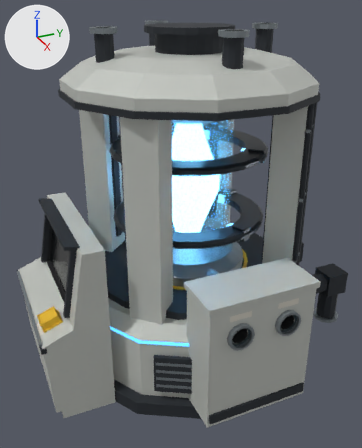
Two versions of the glTF model content/ship/reactor.glb, one commit apart.
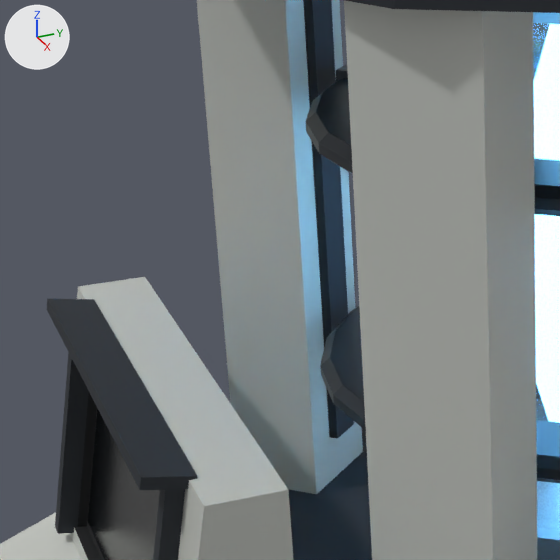
There are two pictures of each version: one whole from a 50 mm lens placed at (4.73, -2.22, 3.87), pointed at (0.02, -0.1, 1.51), one close up on the part from 7% to 49% of the width and 26% to 60% of the height. The axes (+X, +Y, +Z) are drawn at upper left. The lights are the same throughout. The first two pictures are the older version. Where no turn or scale is listed for an object, it has been applied to the vertices. Vertices at exactly the same position are counted once.

The scene before the commit, as lines of its bpy script (objects in view):
```python
me_core_glass = bpy.data.meshes.new('core_glass')
me_core_glass.from_pydata(...)  # a 24-sided cylinder along z spanning x -0.46..0.46, y -0.46..0.46, z 0.0..1.56
me_core_glass.materials.append(mat_core_glass)  # blue #a8d8f0
me_reactor_body = bpy.data.meshes.new('reactor_body')
me_reactor_body.from_pydata(...)  # 1758 vertices, 3088 faces; spans x -1.77..1.66, y -1.87..1.96, z -0.02..3.6
# faces by material slot: [1020, 324, 44, 1420, 88, 192]
me_reactor_body.materials.append(mat_reactor_dark)  # dark grey #2b3036
me_reactor_body.materials.append(mat_reactor_hull)  # light grey #c3c6c0
me_reactor_body.materials.append(mat_trim_glow)  # blue #4fa8e8, glowing blue #58b9ff
me_reactor_body.materials.append(mat_reactor_steel)  # grey #8e979c
me_reactor_body.materials.append(mat_rubber_black)  # black #16181a
me_reactor_body.materials.append(mat_hazard_yellow)  # yellow #e8b923
me_ring_2 = bpy.data.meshes.new('ring_2')
me_ring_2.from_pydata(...)  # 208 vertices, 384 faces; spans x -0.84..0.84, y -0.84..0.84, z -0.06..0.06
# faces by material slot: [336, 48]
me_ring_2.materials.append(mat_reactor_ring)  # dark grey #3b4148
me_ring_2.materials.append(mat_ring_glow)  # blue #6fc3ff, glowing blue #6fc3ff
ob_core_glass = bpy.data.objects.new('core_glass', me_core_glass)
ob_core_glass.location = (0.0, 0.0, 1.22)
ob_reactor_body = bpy.data.objects.new('reactor_body', me_reactor_body)
ob_reactor_body.location = (0.0, 0.0, 0.0)
ob_ring_2 = bpy.data.objects.new('ring_2', me_ring_2)
ob_ring_2.location = (0.0, 0.0, 2.38)
# also in view: 'screen_main' at (0.0, -1.45, 1.39); 'ring_1' at (0.0, 0.0, 1.62)
```
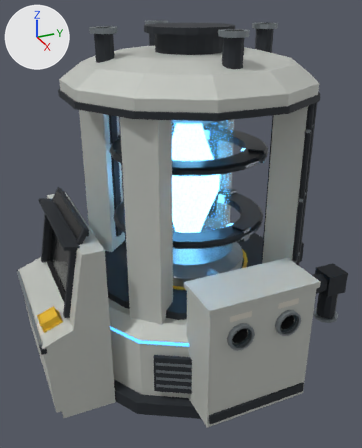
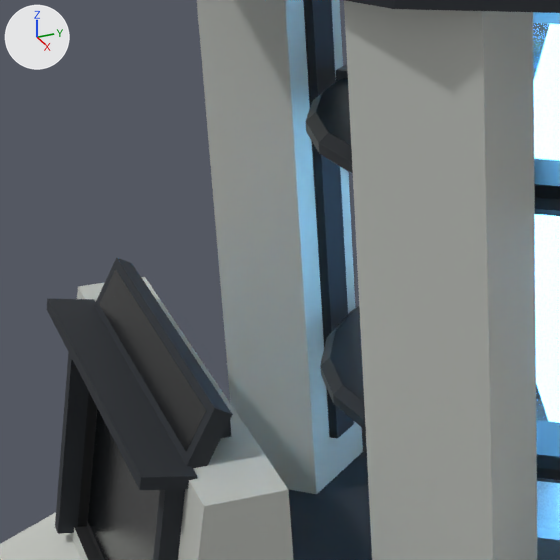
Boxes (x1, y1, x2, y2) around the edits, measured in the close-ups (560 x 560 px):
'screen_supply', added (black)
    after: (99, 269, 206, 451)
part 1 of me_reactor_body, added (mostly hidden)
    after: (221, 421, 232, 438)
part 2 of me_reactor_body, added
    after: (94, 257, 233, 468)

The change, as a list of edits to the scene's bpy script:
```text
Add mat_screen_supply:
    mat_screen_supply = principled_material('screen_supply')
    mat_screen_supply.base_color = (0.00152, 0.00243, 0.00304)  # black #05080a
    mat_screen_supply.roughness = 0.2
Change me_reactor_body:
    used by ob_reactor_body; location = (0.0, 0.0, 0.0)
    verts and faces of me_reactor_body; kept vertices keep their numbers, new ones are numbered from 1758
    remove me_reactor_body.from_pydata(...)  # 1758 vertices, 3088 faces; spans x -1.77..1.66, y -1.87..1.96, z -0.02..3.6
    add me_reactor_body.from_pydata(...)  # 1774 vertices, 3112 faces; spans x -1.77..1.66, y -1.87..1.96, z -0.02..3.6
    me_reactor_body part 1: a new loose piece, a box spanning x -0.45..0.45, y -1.35..-1.25, z 1.765..1.835, in mat_reactor_dark (dark grey #2b3036)
    me_reactor_body part 2
    add verts[1758] = (-0.59, -1.4, 1.79)
    add verts[1759] = (-0.59, -1.32, 1.93)  # pixel (116, 257)
    add verts[1760] = (-0.59, -1.36, 1.76)
    add verts[1761] = (-0.59, -1.27, 1.91)  # pixel (131, 263)
    add for new, old in zip([*range(1762, 1766)], [*range(1758, 1762)]): verts[new] = verts[old] + (1.18, 0.0, 0.0)
    add faces += [(1758, 1759, 1761), (1758, 1761, 1760), (1760, 1761, 1765), (1760, 1765, 1764), (1763, 1764, 1765), (1762, 1764, 1763)]  # mat_reactor_dark (dark grey #2b3036)
    add faces += [(1759, 1762, 1763), (1758, 1762, 1759), (1760, 1764, 1762), (1758, 1760, 1762), (1759, 1765, 1761), (1759, 1763, 1765)]  # mat_reactor_dark (dark grey #2b3036)
Add me_screen_supply:
    me_screen_supply.from_pydata([(-0.55, -0.03, -0.052), (0.55, -0.03, -0.052), (0.55, 0.03, 0.052), (-0.55, 0.03, 0.052)], [], [(0, 1, 2), (0, 2, 3)])
    me_screen_supply.materials.append(mat_screen_supply)  # black #05080a
Add ob_screen_supply:
    ob_screen_supply = bpy.data.objects.new('screen_supply', me_screen_supply)
    ob_screen_supply.location = (0.0, -1.361, 1.86)
```
